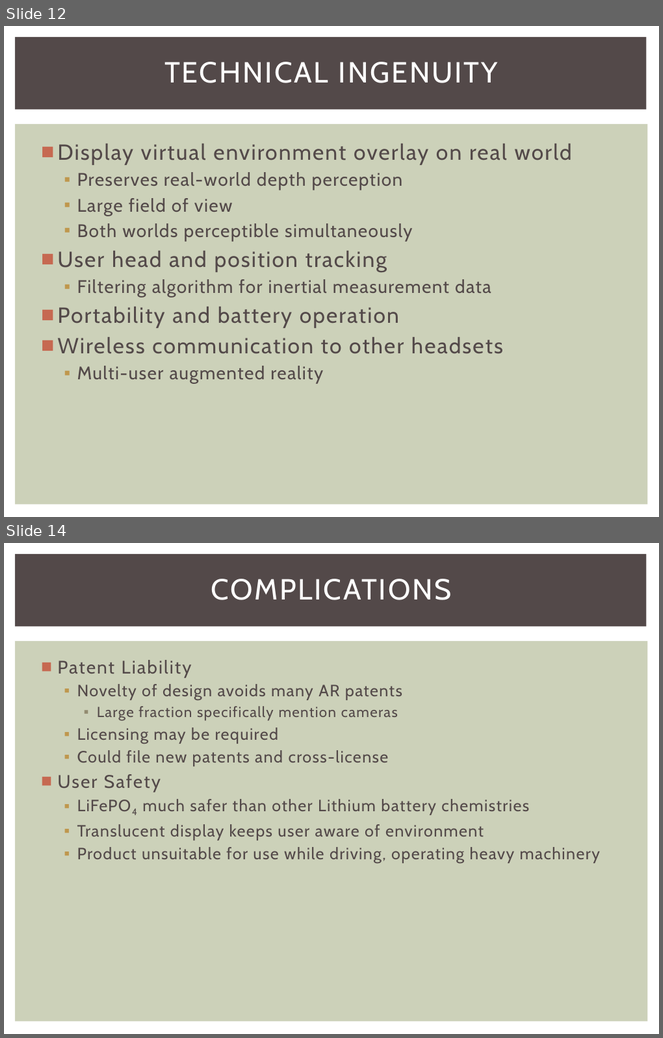
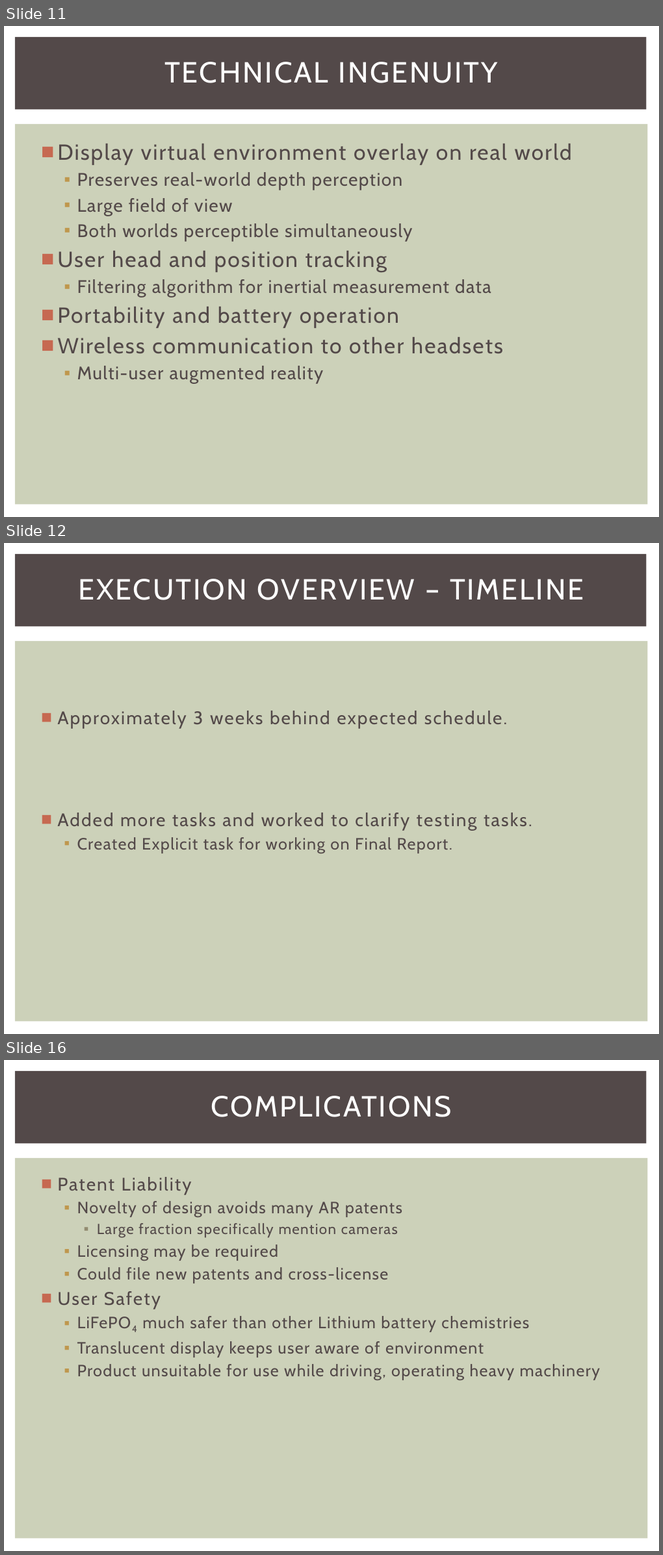
Before and after one commit to snowpuppy/augreality, a slide deck: doc/AugRealityMidReview.pptx. Shown one above the other, each under a label of ours: slides 12 and 14 before the commit, slides 11, 12 and 16 after it; the slides between them are not shown. The pictures are 663x1038 and 663x1555 pixels, drawn with LibreOffice and Linux fonts; fonts in the diff are those of the drawing. Boxes give left, top, right and bottom in pixels: in the first picture for what was removed or moved away, otherwise in the second. Text is boxed around its words. In the diff, an @@ line names an element or a change of style, - is before the commit and + after.

Commit message:
updated mid review with budget and timeline.

```diff
--- a/doc/AugRealityMidReview.pptx
+++ b/doc/AugRealityMidReview.pptx
@@ slide 12 added at [4,543,659,1034], background #FFFFFF; not listed: 2 template elements that a slide beside it also shows @@
@@ title added at [78,579,584,600], 32 pt, text #FFFFFF @@
+EXECUTION OVERVIEW – TIMELINE
@@ text added at [57,711,532,854], 20 pt, text #534949 @@
+■ Approximately 3 weeks behind expected schedule.
+■ Added more tasks and worked to clarify testing tasks.
+  ▪ Created Explicit task for working on Final Report.
@@ what was slide 12 is now slide 11 @@
@@ what was slide 14 is now slide 16 @@
```
Also in this commit, not shown: 2 slides changed, 3 other slides added, 2 slides removed.
